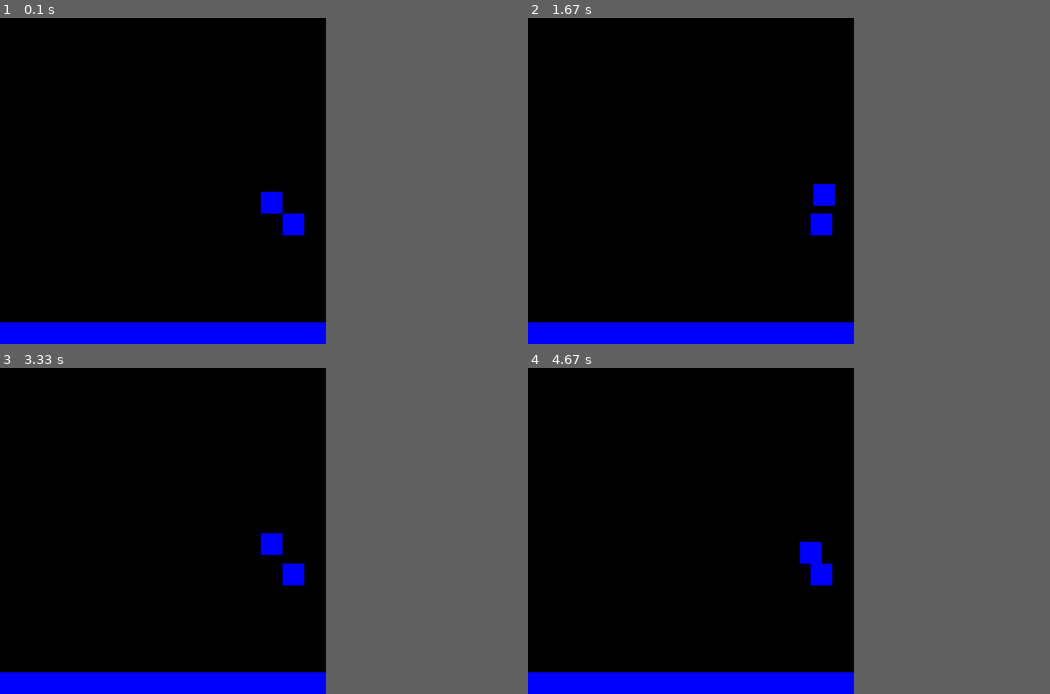
Above: before the commit, frames 1-4 (two rows, left to right).
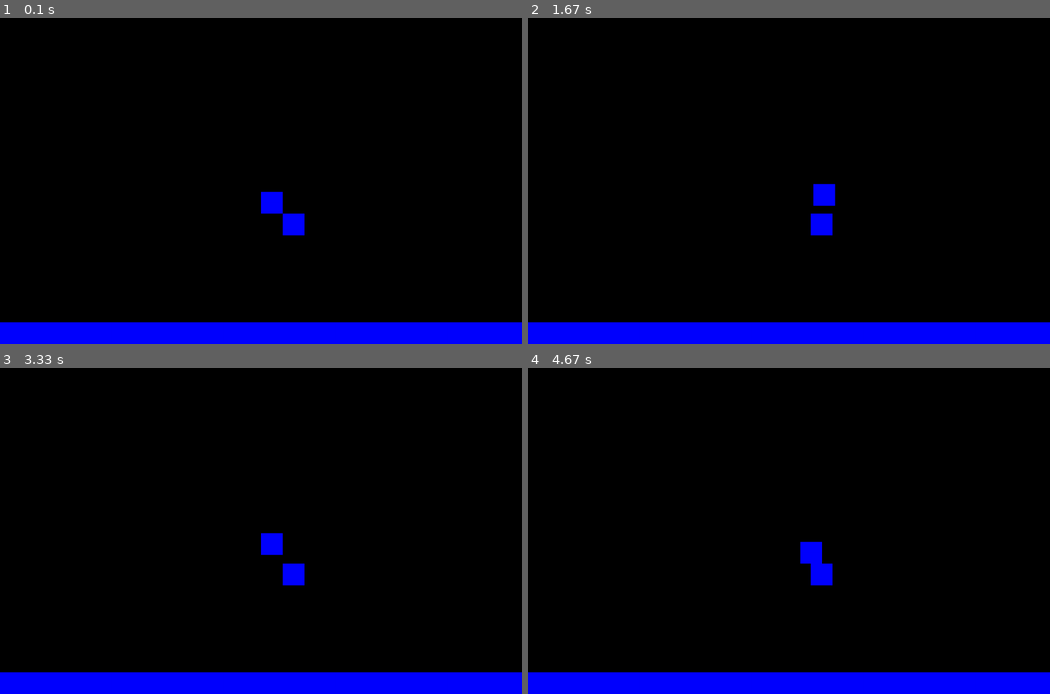
Above: after the commit, the same moments.

Repository: R4F43LL-D3VB3GINN3R/Python_Pygame_Training
Game: pygame game, started from main.py
The game is run twice, just before and just after one commit, with the same random seed, the same clock (stepped at 60 frames per second) and the same inputs.
Inputs:
- Up to frame 1 (0.1 s): no input
- Up to frame 2 (1.67 s): hold D 0.33-0.8 s; hold W 0.83-1.13 s; hold D 1.17-1.63 s
- Up to frame 3 (3.33 s): hold A 1.67-2.2 s; hold S 2.23-2.53 s; hold A 2.57-2.97 s; hold W from 3 s (still down)
- Up to frame 4 (4.67 s): release W at 3.37 s; hold D 3.4-4.03 s; hold S 4.07-4.43 s; hold A from 4.47 s (still down)
In our replay, the window is 562x562 before the commit and 900x562 after it. These sizes can differ from the game's own. Grey fills any space a smaller window leaves; there, only what the larger window draws over its background counts as a difference.

The runs differ from the first frame. In frame 1, 2.6% of the frame differs, in the area x 49-100%, y 53-100%; in frame 2, 2.6%, in the area x 54-100%, y 50-100%; in frame 3, 2.6%; in frame 4, 2.6%.

Commit message:
Update settings.py

Diff:
--- a/settings.py
+++ b/settings.py
@@ -1,11 +1,3 @@
-#-------------------------------------------------------------------------------------------------------------------------------------------------------------------------------------------------------------#
-# [IMPORTS] #
-
-import pygame
-
-#-------------------------------------------------------------------------------------------------------------------------------------------------------------------------------------------------------------#
-# [STAGE - 001] #
-
 #-------------------------------------------------------------------------------------------------------------------------------------------------------------------------------------------------------------#
 # [IMPORTS] #
 
@@ -39,12 +31,3 @@
 screen_height = len(stage_001) * tile_size
 
 #-------------------------------------------------------------------------------------------------------------------------------------------------------------------------------------------------------------#
-
-#-------------------------------------------------------------------------------------------------------------------------------------------------------------------------------------------------------------#
-# [SETTINGS] #
-
-tile_size = 50
-screen_width = len(stage_001) * tile_size
-screen_height = len(stage_001) * tile_size
-
-#-------------------------------------------------------------------------------------------------------------------------------------------------------------------------------------------------------------#
